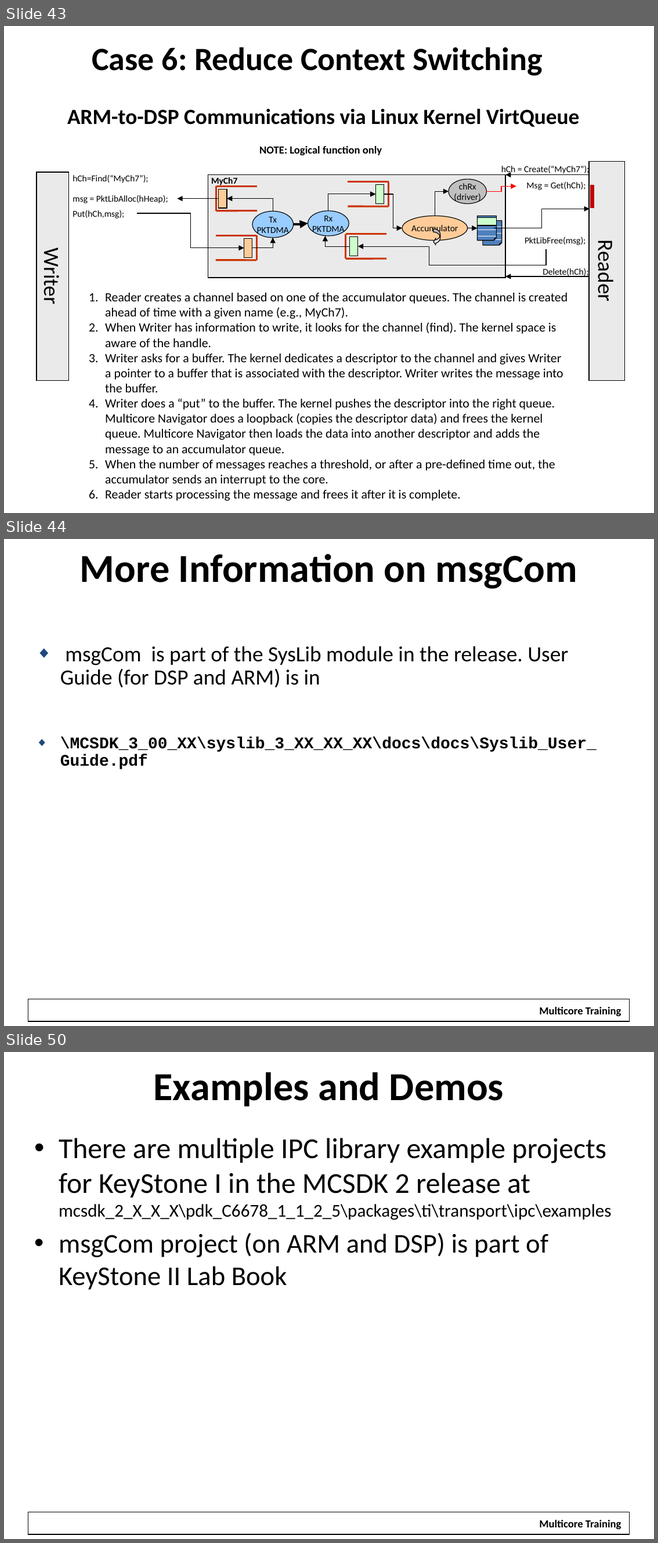
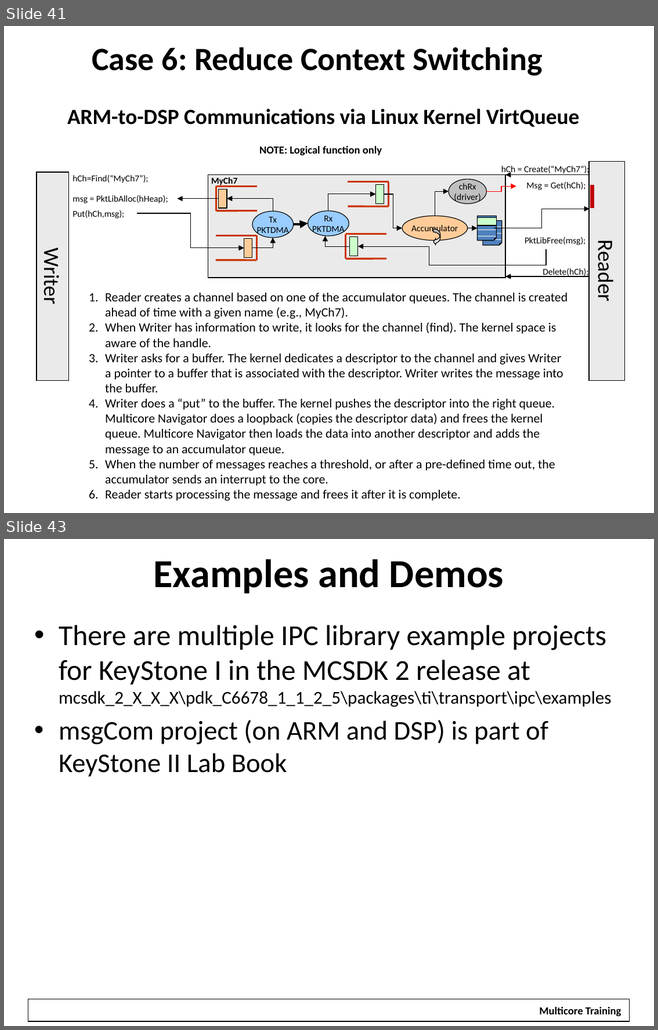
Before and after one commit to hari1989/keystone-workshop, a slide deck: preliminary/Working/presentations/KeyStoneII_ IPC.pptx. Shown one above the other, each under a label of ours: slides 43, 44 and 50 before the commit, slides 41 and 43 after it; the slides between them are not shown. The pictures are 658x1543 and 658x1030 pixels, drawn with LibreOffice and Linux fonts; fonts in the diff are those of the drawing; background and template pictures are left out. Boxes give left, top, right and bottom in pixels: in the first picture for what was removed or moved away, otherwise in the second. Text is boxed around its words. In the diff, an @@ line names an element or a change of style, - is before the commit and + after.

```diff
--- a/preliminary/Working/presentations/KeyStoneII_ IPC.pptx
+++ b/preliminary/Working/presentations/KeyStoneII_ IPC.pptx
@@ slide 44 removed at bbox=[4, 539, 654, 1026], background #FFFFFF; not listed: 2 template elements that a slide beside it also shows @@
@@ title removed at bbox=[80, 554, 577, 589] @@
-More Information on msgCom
@@ text removed at bbox=[60, 646, 596, 769] @@
-◆ msgCom is part of the SysLib module in the release. User Guide (for DSP and ARM) is in
-◆ \MCSDK_3_00_XX\syslib_3_XX_XX_XX\docs\docs\Syslib_User_Guide.pdf
@@ what was slide 43 is now slide 41 @@
@@ what was slide 50 is now slide 43 @@
```
Also in this commit, not shown: 16 slides changed, 6 other slides removed.
